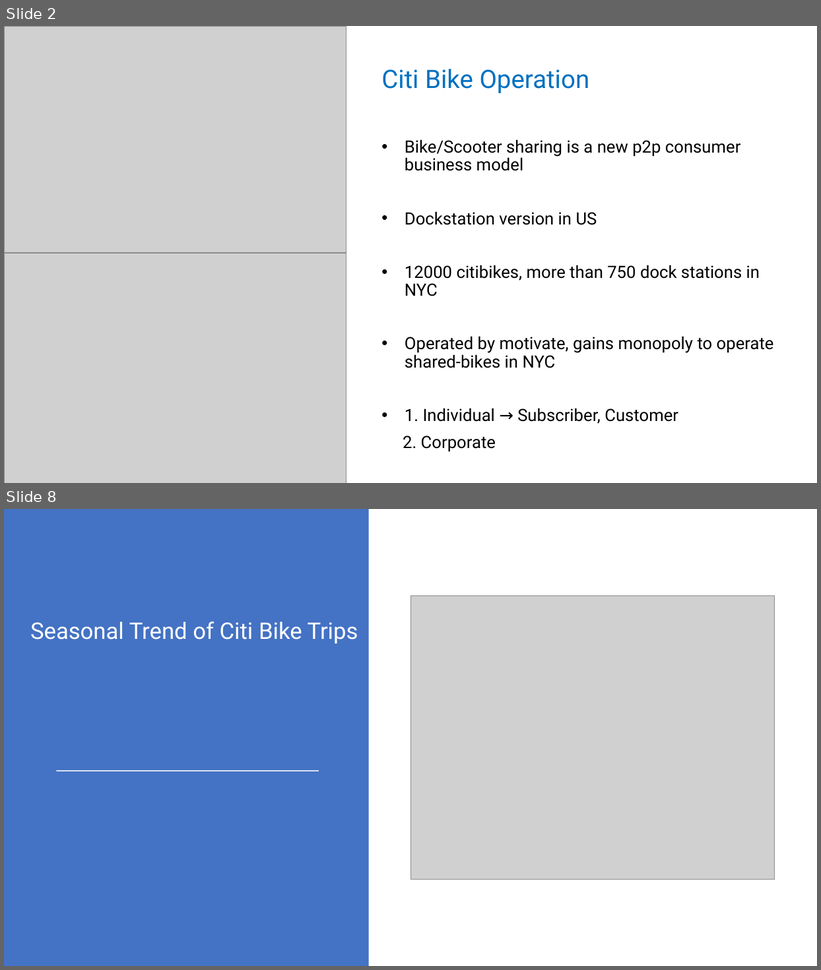
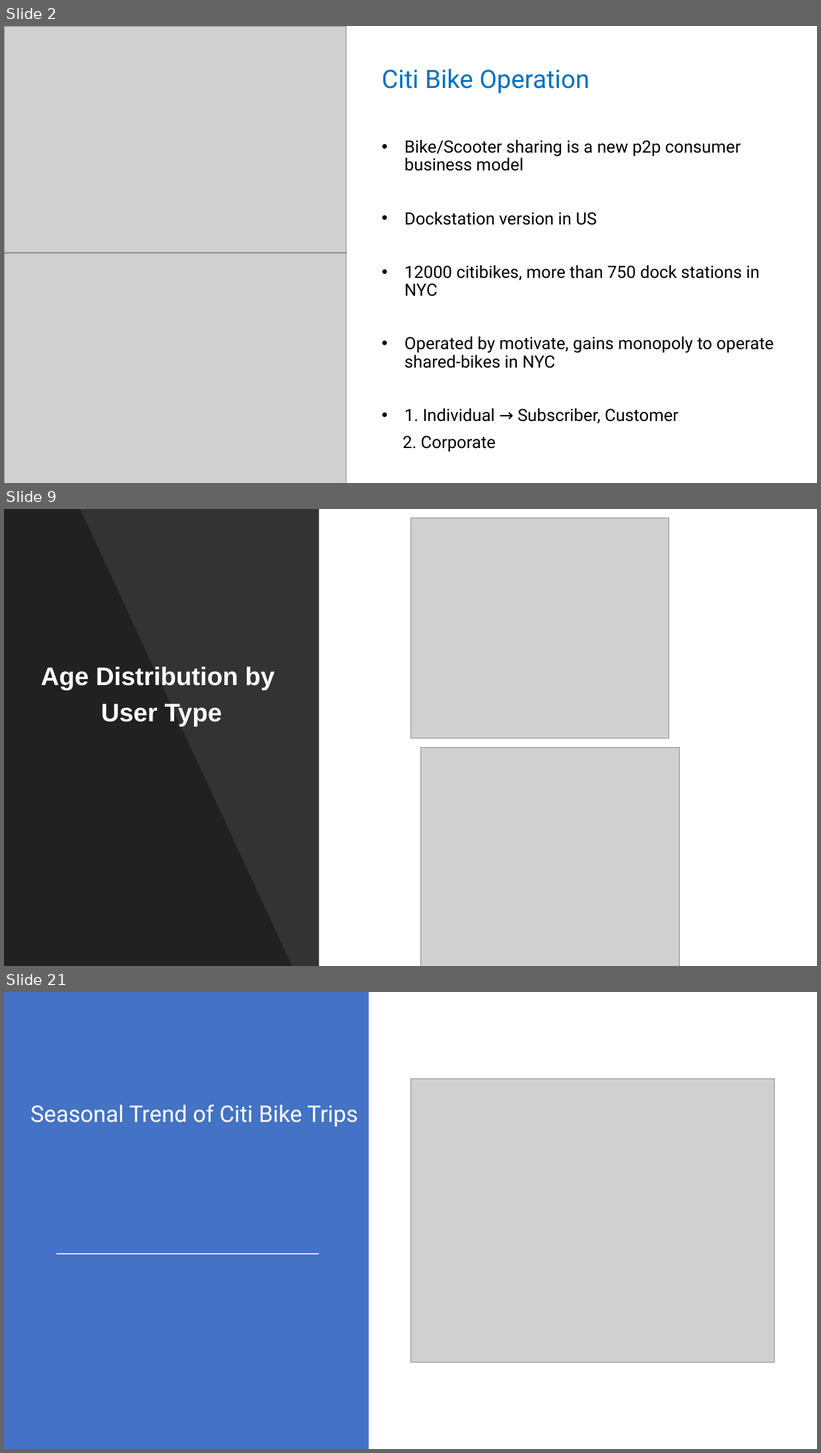
Before and after one commit to kkrlee/CitiBike-Capstone, a slide deck: Citi Bike.pptx. Shown one above the other, each under a label of ours: slides 2 and 8 before the commit, slides 2, 9 and 21 after it; the slides between them are not shown. The pictures are 821x970 and 821x1453 pixels, drawn with LibreOffice and Linux fonts; fonts in the diff are those of the drawing; grey boxes stand for pictures. Boxes give left, top, right and bottom in pixels: in the first picture for what was removed or moved away, otherwise in the second. Text is boxed around its words. In the diff, an @@ line names an element or a change of style, - is before the commit and + after.

```diff
--- a/Citi Bike.pptx
+++ b/Citi Bike.pptx
@@ slide 9 added at box(4, 509, 817, 966), background #FFFFFF @@
@@ rectangle added at box(4, 509, 319, 966), fill #000000 at 80% opacity @@
@@ freeform shape added at box(4, 509, 292, 966), fill #000000 at 35% opacity @@
@@ picture added at box(411, 518, 669, 739) @@
@@ subtitle added at box(41, 667, 275, 726), 30 pt, text #FFFFFF, bold @@
+Age Distribution by
+User Type
@@ picture added at box(420, 747, 679, 966) @@
@@ what was slide 8 is now slide 21 @@
```
Also in this commit, not shown: 2 slides changed, 16 other slides added, 4 slides removed, 2 other files.
